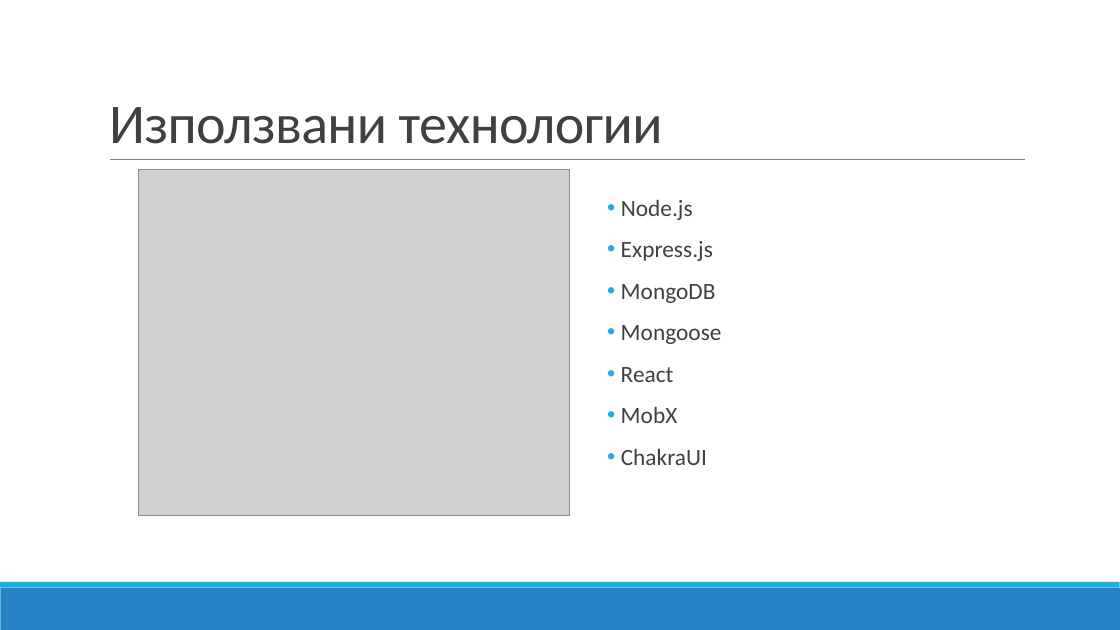
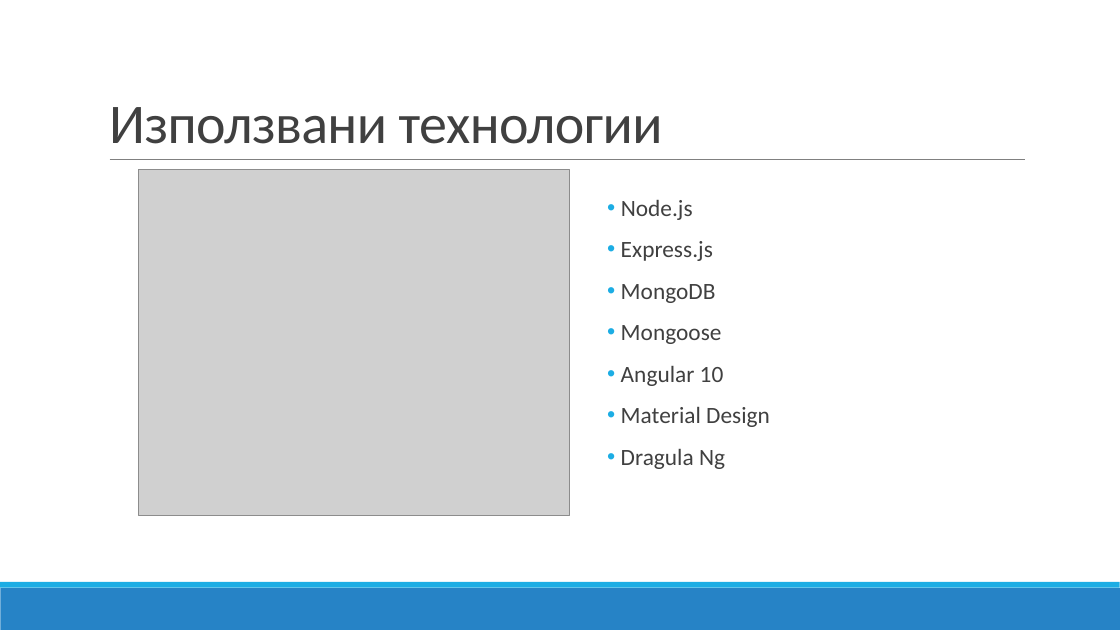
Before and after one commit to denitsadobreva/WorkoutCreatorAngular, a slide deck: slide 4 of docs/WorkoutCreator_ddd_react.pptx. Drawn at 1120x630 pixels with LibreOffice and Linux fonts; fonts in the diff are those of the drawing; grey boxes stand for pictures. Boxes give left, top, right and bottom in pixels: in the first picture for what was removed or moved away, otherwise in the second. Text is boxed around its words. In the diff, an @@ line names an element or a change of style, - is before the commit and + after.

```diff
--- a/docs/WorkoutCreator_ddd_react.pptx
+++ b/docs/WorkoutCreator_ddd_react.pptx
@@ text at <box>621,366,770,469</box>: text changed @@
-• React
-• MobX
-• ChakraUI
+• Angular 10
+• Material Design
+• Dragula Ng
```
Also in this commit, not shown: 1 other slide changed.
